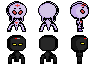
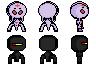
Layered file, before and after one edit (96×64). Changes by layer:
painted on "F4 (150ms) (replace)" over box(13, 38, 87, 46)
painted on "F3 (150ms) (replace)" over box(14, 38, 87, 45)
painted on "F2 (150ms) (replace)" over box(13, 38, 87, 46)
painted on "F1 (150ms) (replace)" over box(14, 38, 87, 45)
